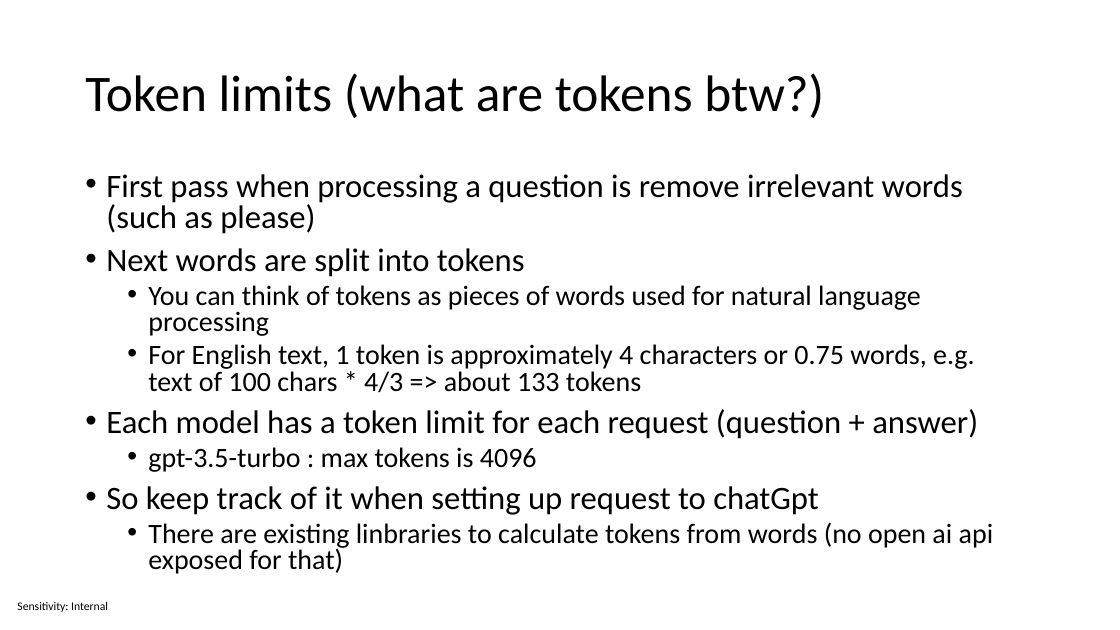
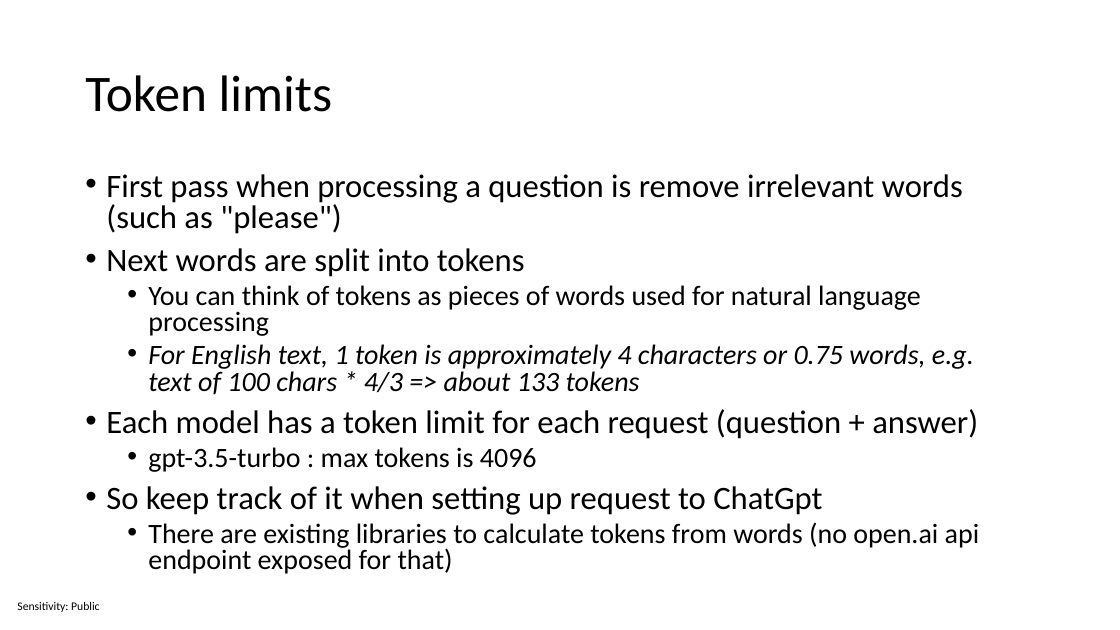
Before and after one commit to sabbadino/csharp-meets-chatgpt, a slide deck: slide 9 of mymsc-chatGpt-Presentation.pptx (slide 14 before the commit). Drawn at 1120x630 pixels with LibreOffice and Linux fonts; fonts in the diff are those of the drawing. Boxes give left, top, right and bottom in pixels: in the first picture for what was removed or moved away, otherwise in the second. Text is boxed around its words. In the diff, an @@ line names an element or a change of style, - is before the commit and + after.

```diff
--- a/mymsc-chatGpt-Presentation.pptx
+++ b/mymsc-chatGpt-Presentation.pptx
@@ title at [85,75,332,112]: text changed @@
-Token limits (what are tokens btw?)
+Token limits
@@ text at [106,174,963,234]: text changed @@
-• First pass when processing a question is remove irrelevant words (such as please)
+• First pass when processing a question is remove irrelevant words (such as "please")
@@ text at [148,344,974,395]: italic on in "For English text, 1 token is approximately ..." @@
@@ text at [106,486,980,574]: text changed @@
-• So keep track of it when setting up request to chatGpt
-  • There are existing linbraries to calculate tokens from words (no open ai api exposed for that)
+• So keep track of it when setting up request to ChatGpt
+  • There are existing libraries to calculate tokens from words (no open.ai api endpoint exposed for that)
@@ text at [17,602,99,612]: text changed @@
-Sensitivity: Internal
+Sensitivity: Public
```
Also in this commit, not shown: 16 other slides changed, 1 slide added.
